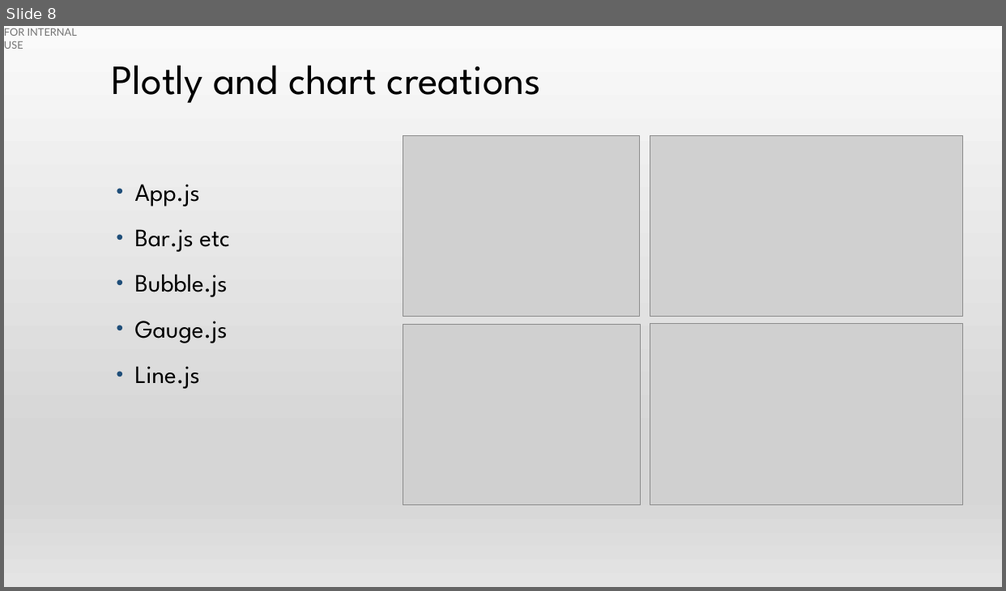
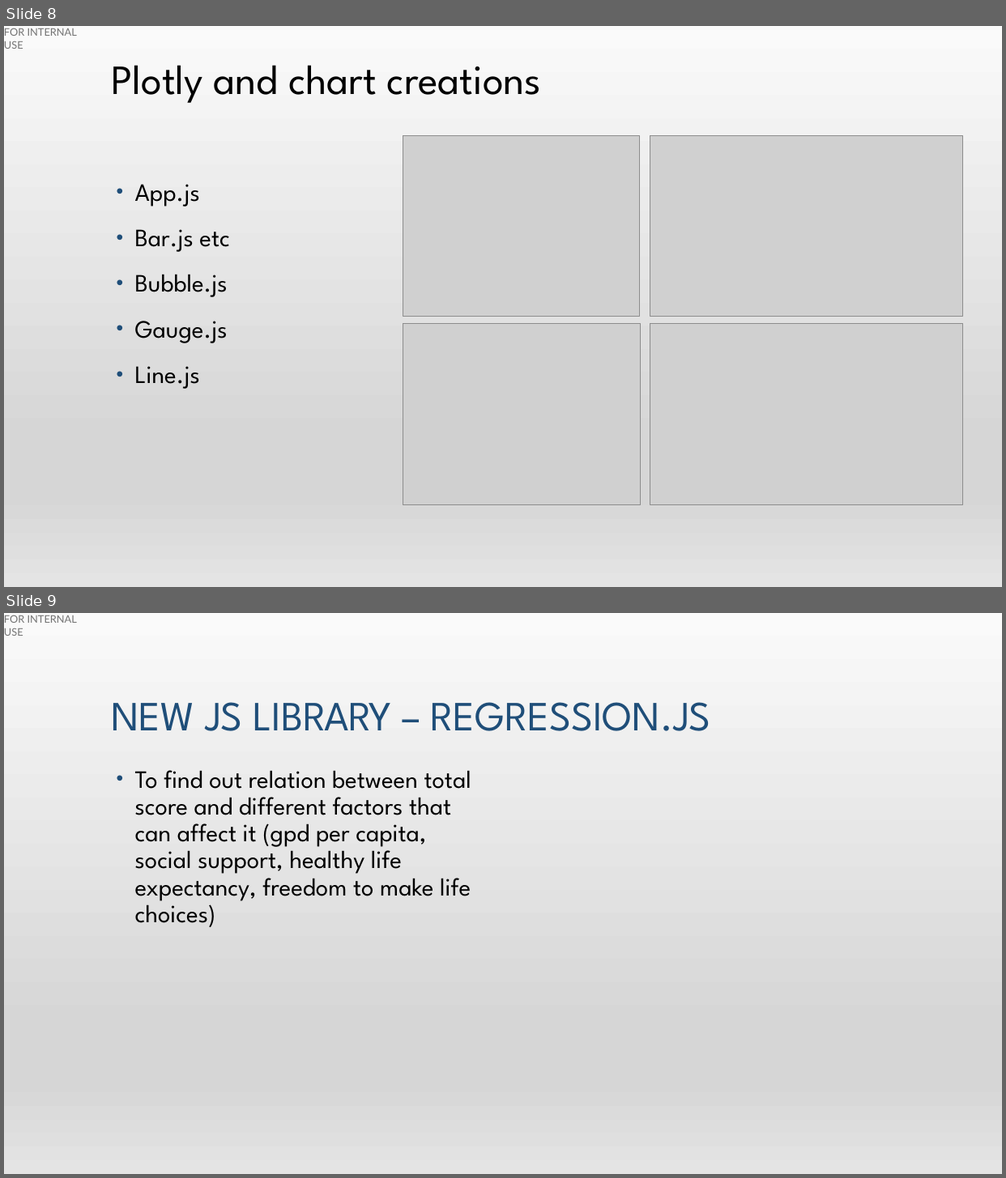
Before and after one commit to SNNandhini/Project-3-World_Happiness, a slide deck: World_happiness_presentation.pptx. Shown one above the other, each under a label of ours: slide 8 before the commit, slides 8 and 9 after it. The pictures are 1006x591 and 1006x1178 pixels, drawn with LibreOffice and Linux fonts; fonts in the diff are those of the drawing; grey boxes stand for pictures. Boxes give left, top, right and bottom in pixels: in the first picture for what was removed or moved away, otherwise in the second. Text is boxed around its words. In the diff, an @@ line names an element or a change of style, - is before the commit and + after.

```diff
--- a/World_happiness_presentation.pptx
+++ b/World_happiness_presentation.pptx
@@ slide 9 added at (x1=4, y1=613, x2=1002, y2=1174), background gradient #F2F2F2 to #E7E6E6 to #FFFFFF to #D0CECE; not listed: 2 template elements that a slide beside it also shows @@
@@ title added at (x1=111, y1=702, x2=711, y2=731), 40 pt, text #1F4E79 @@
+NEW JS LIBRARY – REGRESSION.JS
@@ text added at (x1=135, y1=770, x2=471, y2=927), 24 pt, text #000000 @@
+• To find out relation between total score and different factors that can affect it (gpd per capita, social support, healthy life expectancy, freedom to make life choices)
```
Also in this commit, not shown: 3 slides changed.
